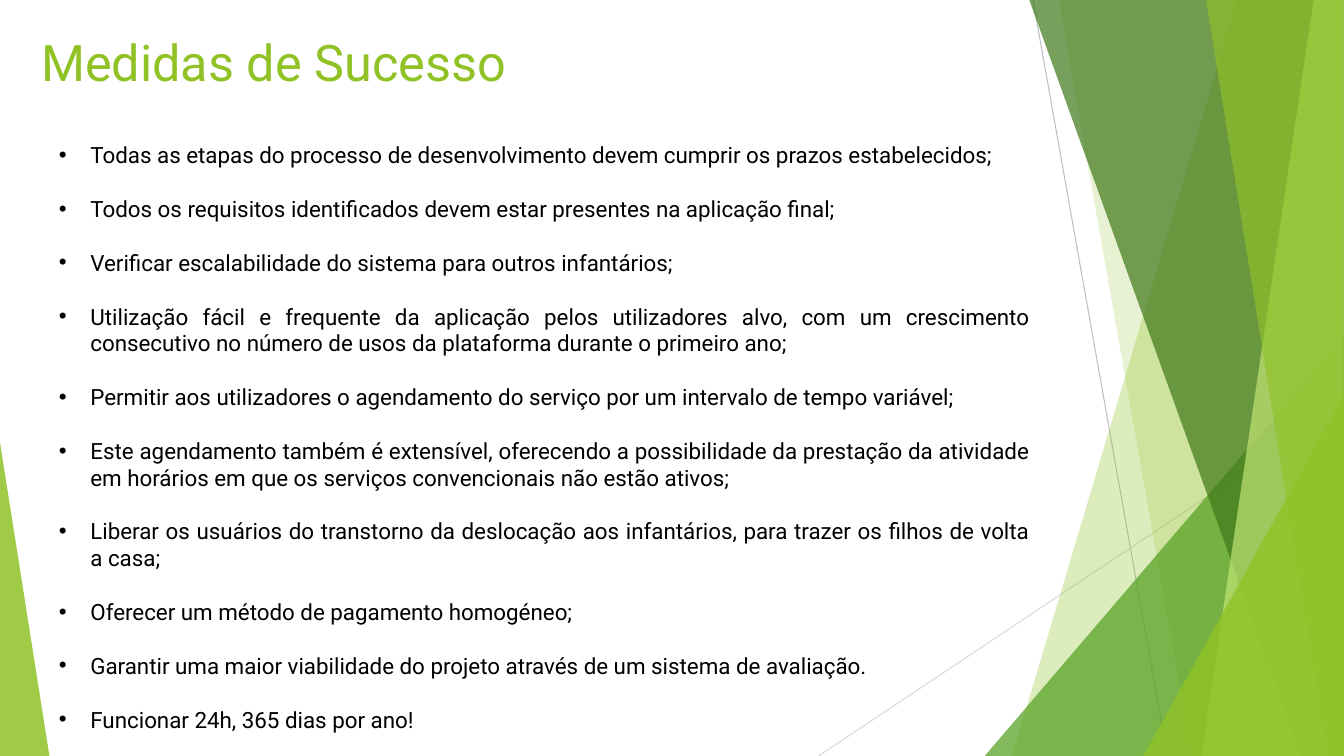
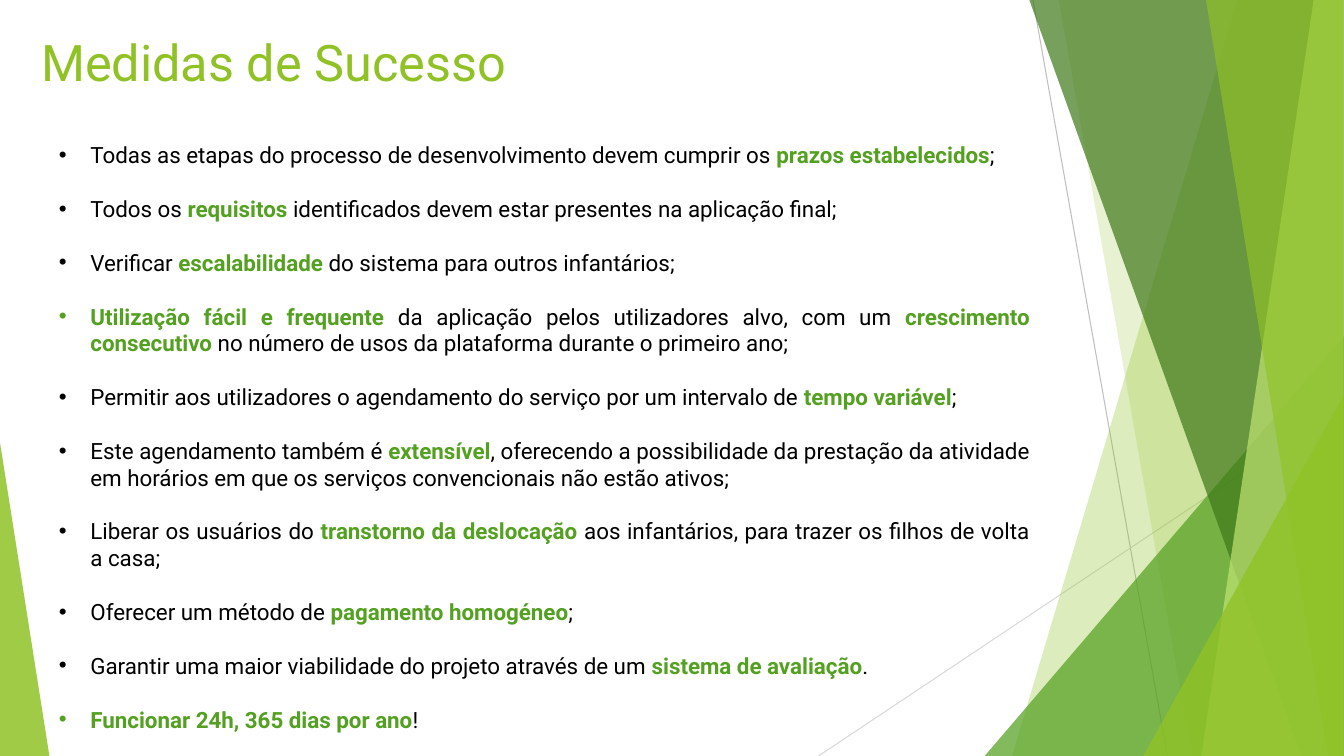
Before and after one commit to vitorjrc/babysitting-system, a slide deck: slide 10 of relatorio/LI4.pptx. Drawn at 1344x756 pixels with LibreOffice and Linux fonts; fonts in the diff are those of the drawing. Boxes give left, top, right and bottom in pixels: in the first picture for what was removed or moved away, otherwise in the second. Text is boxed around its words. In the diff, an @@ line names an element or a change of style, - is before the commit and + after.

```diff
--- a/relatorio/LI4.pptx
+++ b/relatorio/LI4.pptx
@@ text "Todas as etapas do processo ..." at box(90, 146, 1029, 733): text colour #000000 to #54A021, bold on in "prazos estabelecidos;", "requisitos", "escalabilidade", "Utilização fácil e frequente crescimento consecutivo" and 6 more places @@
```
Also in this commit, not shown: 11 other slides changed.
